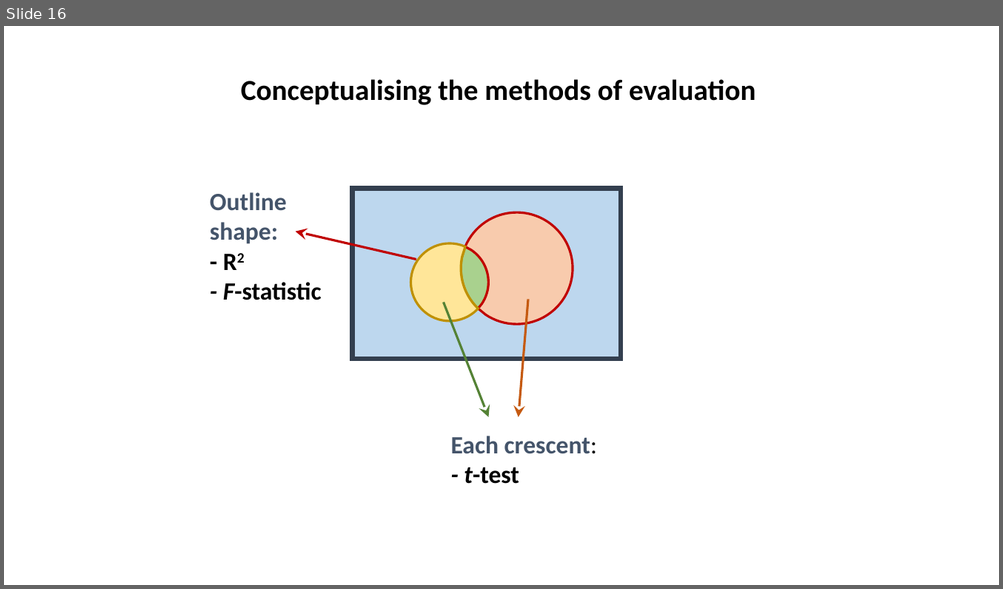
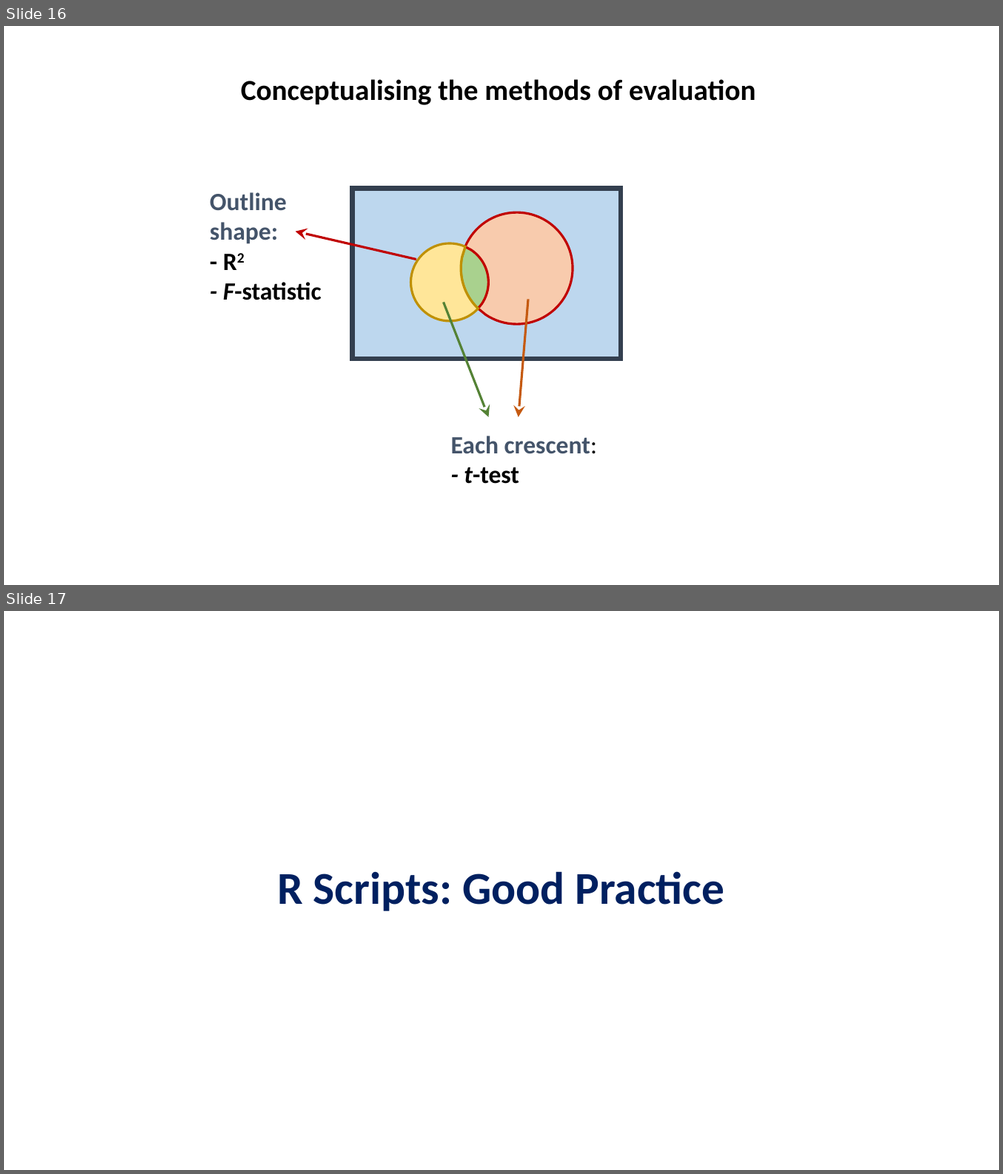
Before and after one commit to chrisjberry/datafluencyCB, a slide deck: docs/slides/PSYC753_Chris1.pptx. Shown one above the other, each under a label of ours: slide 16 before the commit, slides 16 and 17 after it. The pictures are 1003x589 and 1003x1174 pixels, drawn with LibreOffice and Linux fonts; fonts in the diff are those of the drawing. Boxes give left, top, right and bottom in pixels: in the first picture for what was removed or moved away, otherwise in the second. Text is boxed around its words. In the diff, an @@ line names an element or a change of style, - is before the commit and + after.

```diff
--- a/docs/slides/PSYC753_Chris1.pptx
+++ b/docs/slides/PSYC753_Chris1.pptx
@@ slide 17 added at (4, 611, 999, 1170), background #FFFFFF @@
@@ title added at (277, 871, 724, 911), 44 pt, text #002060, bold @@
+R Scripts: Good Practice
```
Also in this commit, not shown: 2 slides changed, 6 other files.
